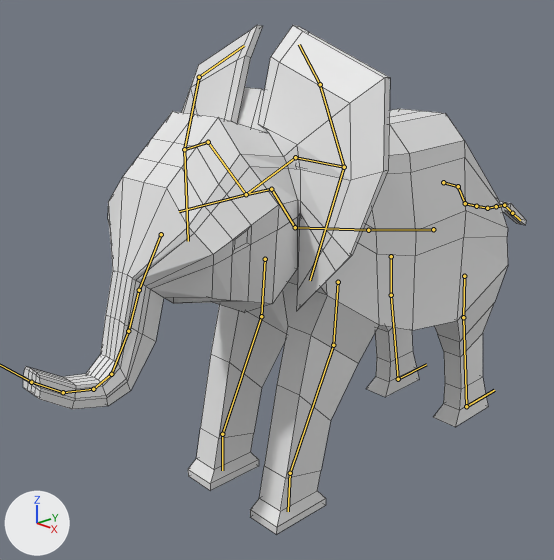
The Blender file models/baby_elephant/elephant-rigid-2.blend, before and after one commit.
Both versions are drawn from a 50 mm lens placed at (3.34, -3.75, 3.04), pointed at (-0.3, -0.26, 1.32). Arrows for +X, +Y and +Z are at lower left; the lights stay in place. The bones that bend it are drawn over the model as lines. Mesh edges are drawn as thin lines.

In view in the first picture: 'elephant-model'.
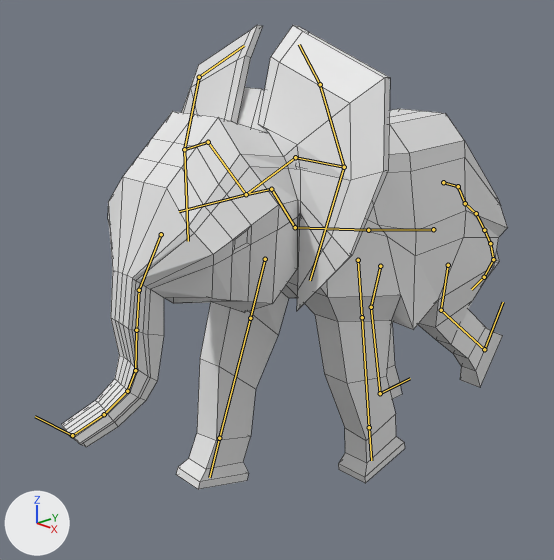
The newer file adds an action. The first version stands in its rest pose; the second is drawn at frame 20 of the action 'ArmatureAction.002'.

What differs and where, as boxes [x1, y1, x2, y2] in the pictures (554 x 560 px):
'elephant-model', posed (11% narrower, 9% shorter): before [23, 25, 526, 535]; after [61, 25, 507, 489]
bone 'Front_leg_L', root to tip: before (338, 282) to (333, 345); after (358, 260) to (362, 317)
bone 'Back_Leg_L', root to tip: before (464, 276) to (463, 317); after (448, 265) to (441, 310)
bone 'Back_Shin_L', root to tip: before (463, 317) to (466, 406); after (441, 310) to (484, 349)
bone 'Back_Leg_R', root to tip: before (391, 256) to (391, 295); after (380, 266) to (371, 307)
bone 'Back_left', root to tip: before (466, 406) to (494, 390); after (484, 349) to (503, 302)
bone 'Back_right', root to tip: before (398, 379) to (426, 364); after (380, 393) to (410, 378)

The edits, one by one:
Bone 'Trumpet_ik' (bone_trumpet_ik) moves from (0.0, 0.0, 0.0) to (-0.273, -0.408, 0.173).
Bone 'Front_leg_L' (bone_front_leg_l) moves from (0.0, 0.0, 0.0) to (-0.014, -0.112, 0.201).
Bone 'Back_Leg_L' (bone_back_leg_l) moves from (0.0, 0.0, 0.0) to (0.106, -0.079, 0.071).
Bone 'Back_Leg_L' (bone_back_leg_l) turns from (0, 0, 0) to (0, -2, -9) degrees about its own x, y and z.
Bone 'Back_Shin_L' (bone_back_shin_l) moves from (0.0, 0.0, 0.0) to (0.0, -0.268, 0.292).
Bone 'Back_Shin_L' (bone_back_shin_l) turns from (0, 0, 0) to (0, -2, -8) degrees about its own x, y and z.
Bone 'Back_Leg_R' (bone_back_leg_r) moves from (0.0, 0.0, 0.0) to (-0.015, 0.042, 0.154).
Bone 'Tail_rotator' (bone_tail_rotator) turns from (0, 0, 0) to (-20, 1, 7) degrees about its own x, y and z.
Bone 'Front_left' (bone_front_left) moves from (0.0, 0.0, 0.0) to (0.007, 0.849, -0.075).
Bone 'Front_left' (bone_front_left) turns from (0, 0, 0) to (42, 6, -1) degrees about its own x, y and z.
Bone 'Front_right' (bone_front_right) moves from (0.0, 0.0, 0.0) to (0.02, -0.167, -0.071).
Bone 'Back_left' (bone_back_left) moves from (0.0, 0.0, 0.0) to (0.064, 0.308, -0.394).
Bone 'Back_left' (bone_back_left) turns from (0, 0, 0) to (-61, -5, 12) degrees about its own x, y and z.
Bone 'Back_right' (bone_back_right) moves from (0.0, 0.0, 0.0) to (-0.026, -0.279, 0.036).
